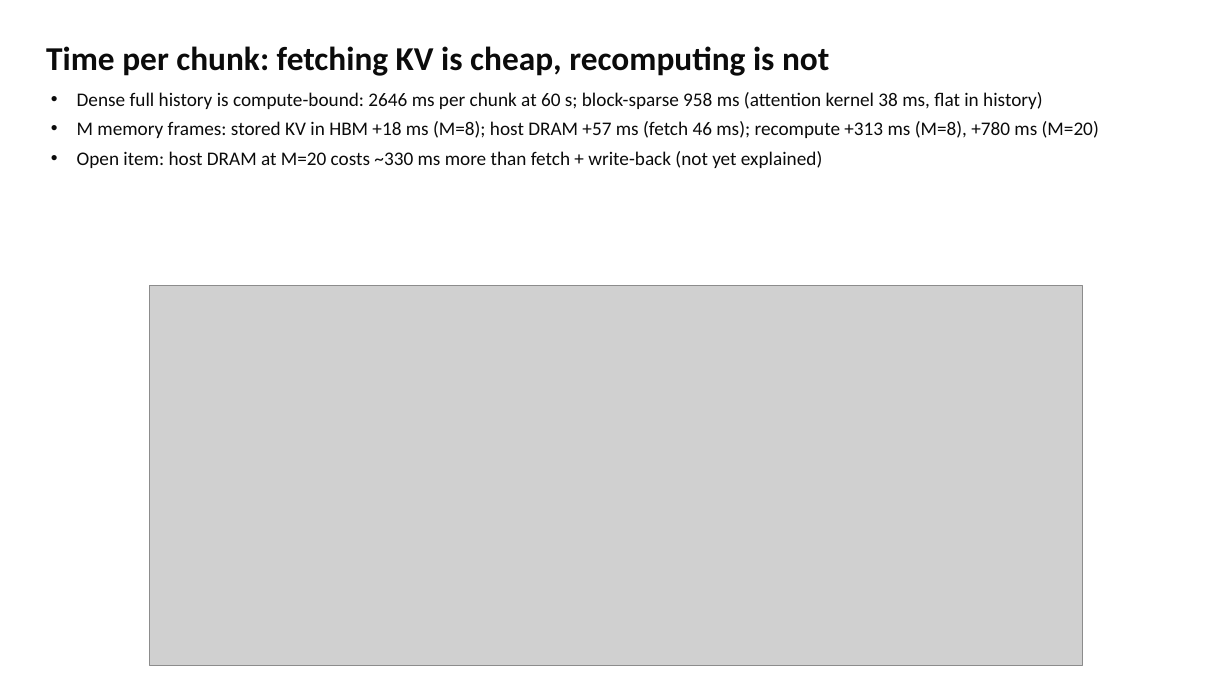
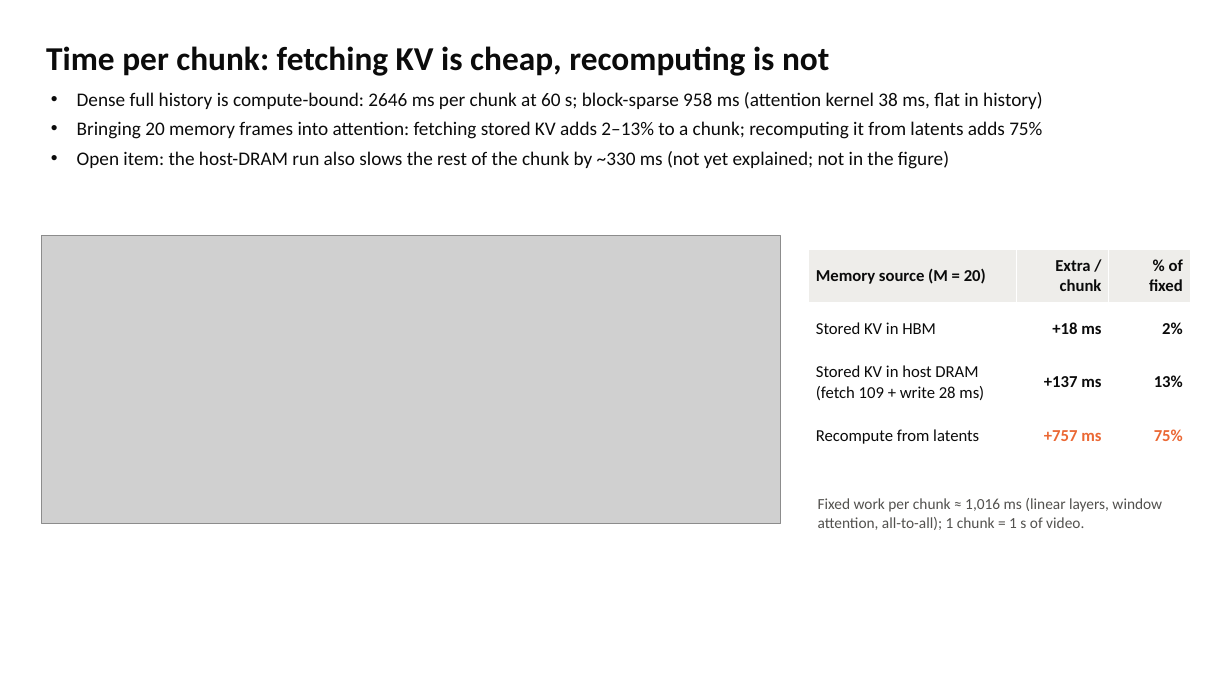
Before and after one commit to mignonjia/Project-Glass, a slide deck: slide 8 of docs/report/report_full.pptx. Drawn at 1232x693 pixels with LibreOffice and Linux fonts; fonts in the diff are those of the drawing; grey boxes stand for pictures. Boxes give left, top, right and bottom in pixels: in the first picture for what was removed or moved away, otherwise in the second. Text is boxed around its words. In the diff, an @@ line names an element or a change of style, - is before the commit and + after.

```diff
--- a/docs/report/report_full.pptx
+++ b/docs/report/report_full.pptx
@@ text at bbox=[77, 121, 1042, 169]: text changed @@
-• M memory frames: stored KV in HBM +18 ms (M=8); host DRAM +57 ms (fetch 46 ms); recompute +313 ms (M=8), +780 ms (M=20)
-• Open item: host DRAM at M=20 costs ~330 ms more than fetch + write-back (not yet explained)
+• Bringing 20 memory frames into attention: fetching stored KV adds 2–13% to a chunk; recomputing it from latents adds 75%
+• Open item: the host-DRAM run also slows the rest of the chunk by ~330 ms (not yet explained; not in the figure)
@@ picture: place and size @@
-picture at bbox=[150, 286, 1082, 665]
+picture at bbox=[42, 236, 781, 524]
@@ table added at bbox=[809, 250, 1190, 462], 4 rows, 3 columns @@
+Memory source (M = 20) | Extra / chunk | % of fixed
+Stored KV in HBM | +18 ms | 2%
+Stored KV in host DRAM (fetch 109 + write 28 ms) | +137 ms | 13%
+Recompute from latents | +757 ms | 75%
@@ text added at bbox=[818, 498, 1162, 530], 12 pt, text #52514E @@
+Fixed work per chunk ≈ 1,016 ms (linear layers, window attention, all-to-all); 1 chunk = 1 s of video.
```
Also in this commit, not shown: 1 other slide changed, 43 other files.
